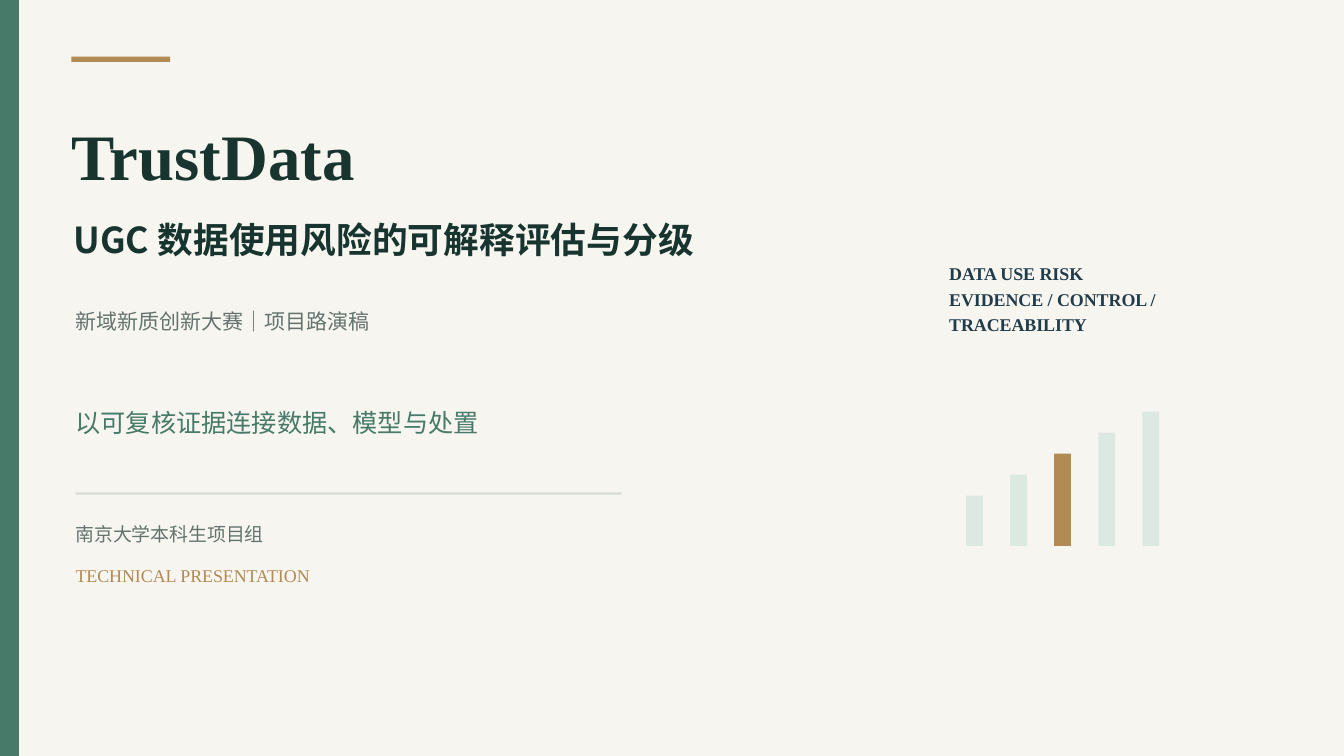
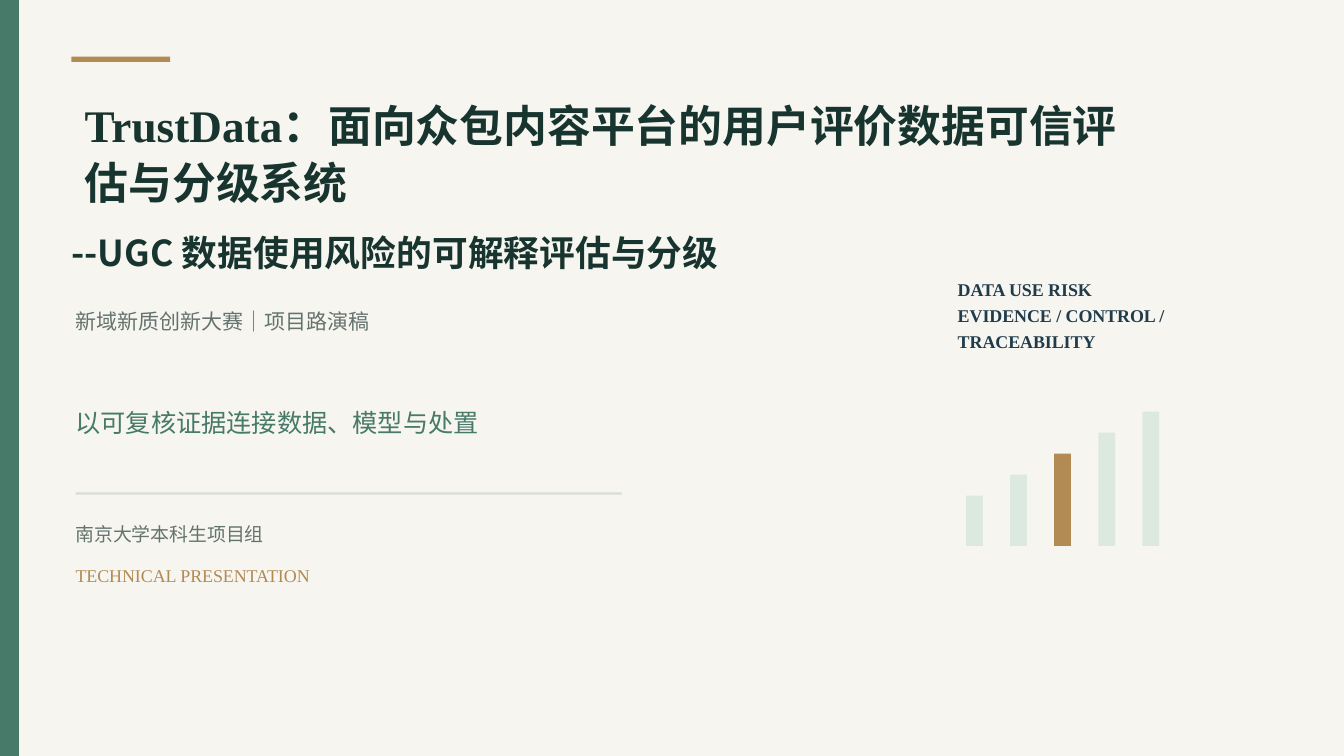
Before and after one commit to SunRunJie/Trustdata-Crowdsourced-Review-Governance, a slide deck: slide 1 of deliverables/TrustData_2026新域新质创新大赛路演稿.pptx. Drawn at 1344x756 pixels with LibreOffice and Linux fonts; fonts in the diff are those of the drawing. Boxes give left, top, right and bottom in pixels: in the first picture for what was removed or moved away, otherwise in the second. Text is boxed around its words. In the diff, an @@ line names an element or a change of style, - is before the commit and + after.

```diff
--- a/deliverables/TrustData_2026新域新质创新大赛路演稿.pptx
+++ b/deliverables/TrustData_2026新域新质创新大赛路演稿.pptx
@@ text at [85,104,1117,203]: text changed; size 46.3 to 31.3 pt @@
-TrustData
+TrustData：面向众包内容平台的用户评价数据可信评估与分级系统
@@ text at [71,235,719,270]: text changed @@
-UGC 数据使用风险的可解释评估与分级
+--UGC 数据使用风险的可解释评估与分级
@@ text "DATA USE RISK": place and size @@
-text "DATA USE RISK" at [949,268,1147,331]
+text "DATA USE RISK" at [958,284,1156,348]
```
Also in this commit, not shown: 3 other slides changed, 2 other files.
